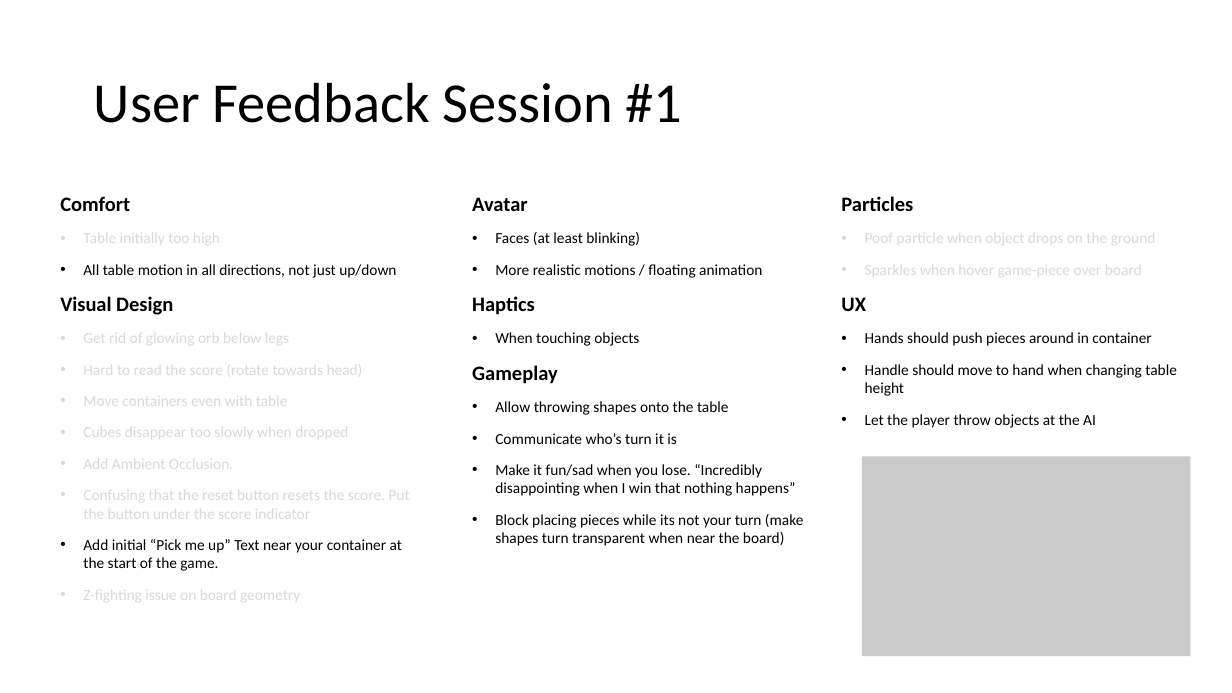
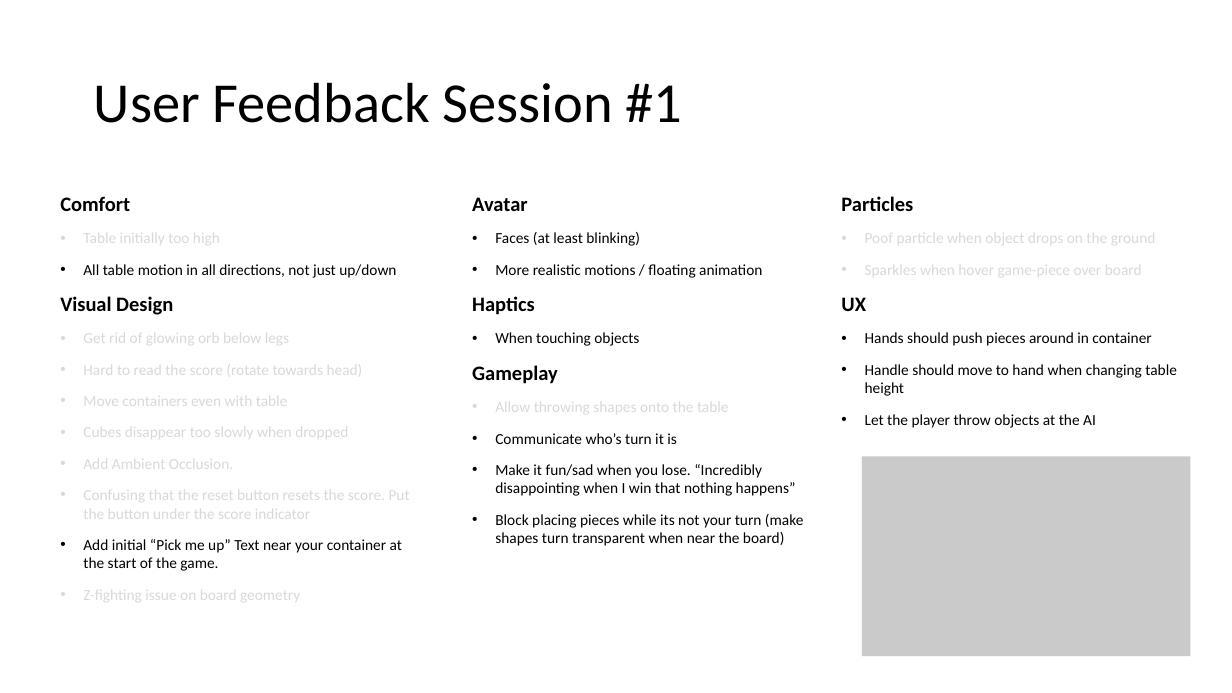
Before and after one commit to Benboesel/TicTacToe, a slide deck: slide 3 of Process/TicTacToe_Process.pptx. Drawn at 1232x693 pixels with LibreOffice and Linux fonts; fonts in the diff are those of the drawing. Boxes give left, top, right and bottom in pixels: in the first picture for what was removed or moved away, otherwise in the second. Text is boxed around its words. In the diff, an @@ line names an element or a change of style, - is before the commit and + after.

```diff
--- a/Process/TicTacToe_Process.pptx
+++ b/Process/TicTacToe_Process.pptx
@@ text at box(495, 398, 729, 417): text colour #000000 to #D9D9D9 in "Allow throwing shapes onto the table" @@
```
Also in this commit, not shown: 6 other files.
